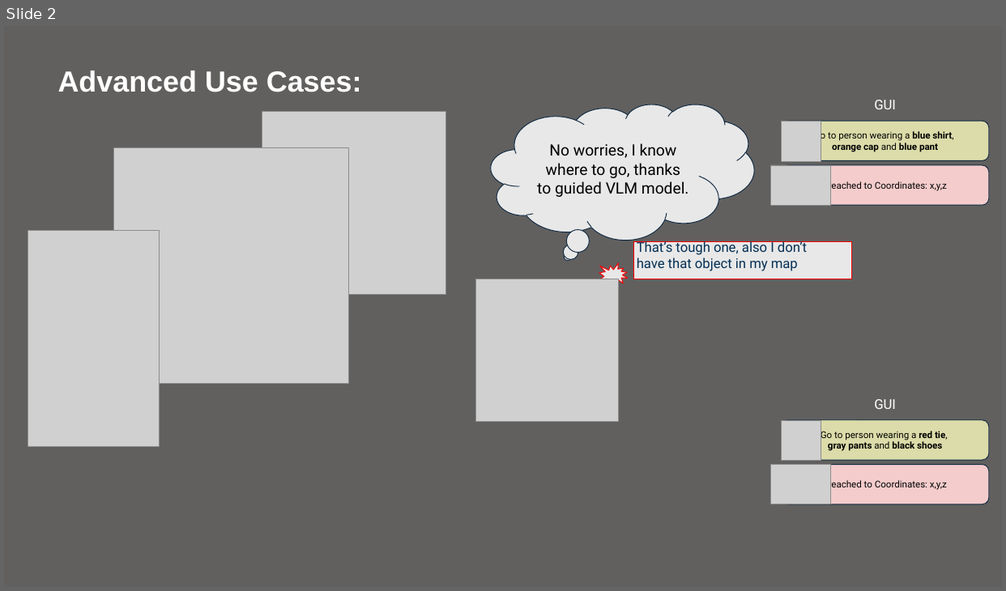
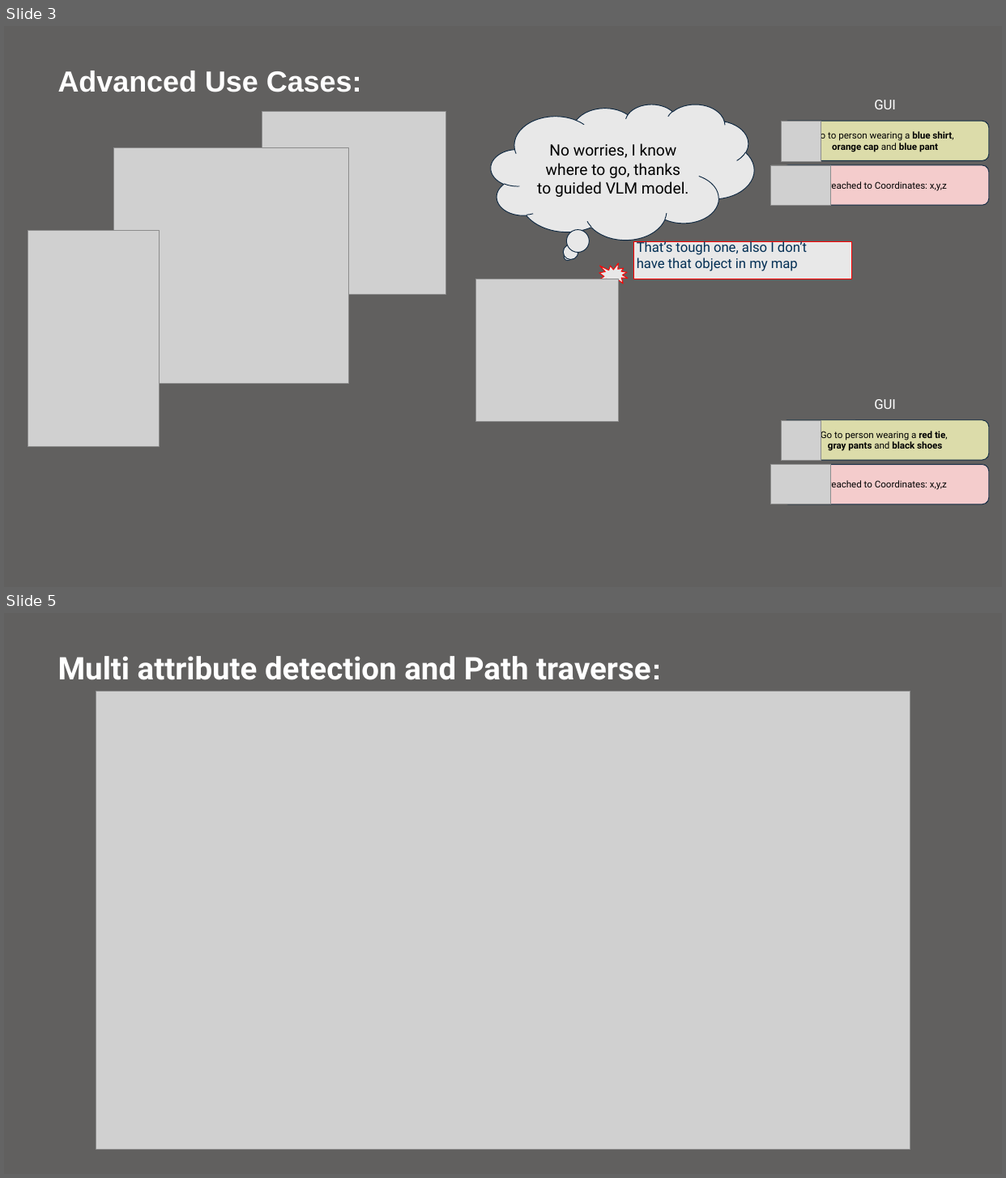
Before and after one commit to DhirajRouniyar/LLM-VLM-for-AMRs, a slide deck: Pipeline_Use-cases/Pipeline.pptx. Shown one above the other, each under a label of ours: slide 2 before the commit, slides 3 and 5 after it; the slides between them are not shown. The pictures are 1006x591 and 1006x1178 pixels, drawn with LibreOffice and Linux fonts; fonts in the diff are those of the drawing; grey boxes stand for pictures. Boxes give left, top, right and bottom in pixels: in the first picture for what was removed or moved away, otherwise in the second. Text is boxed around its words. In the diff, an @@ line names an element or a change of style, - is before the commit and + after.

```diff
--- a/Pipeline_Use-cases/Pipeline.pptx
+++ b/Pipeline_Use-cases/Pipeline.pptx
@@ slide 5 added at <box>4,613,1002,1174</box>, background #61605F @@
@@ title added at <box>58,656,650,680</box>, 30 pt, text #FFFFFF, bold @@
+Multi attribute detection and Path traverse:
@@ picture added at <box>96,691,910,1149</box> @@
@@ what was slide 2 is now slide 3 @@
```
Also in this commit, not shown: 2 other slides added.
